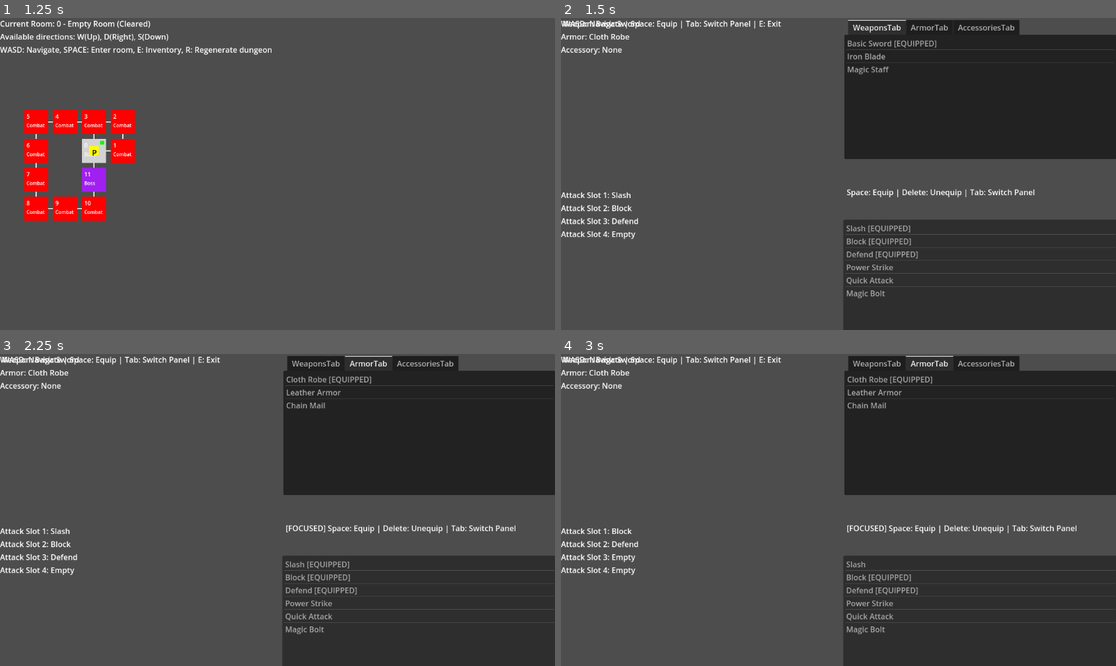
Above: before the commit, frames 1-4 (two rows, left to right).
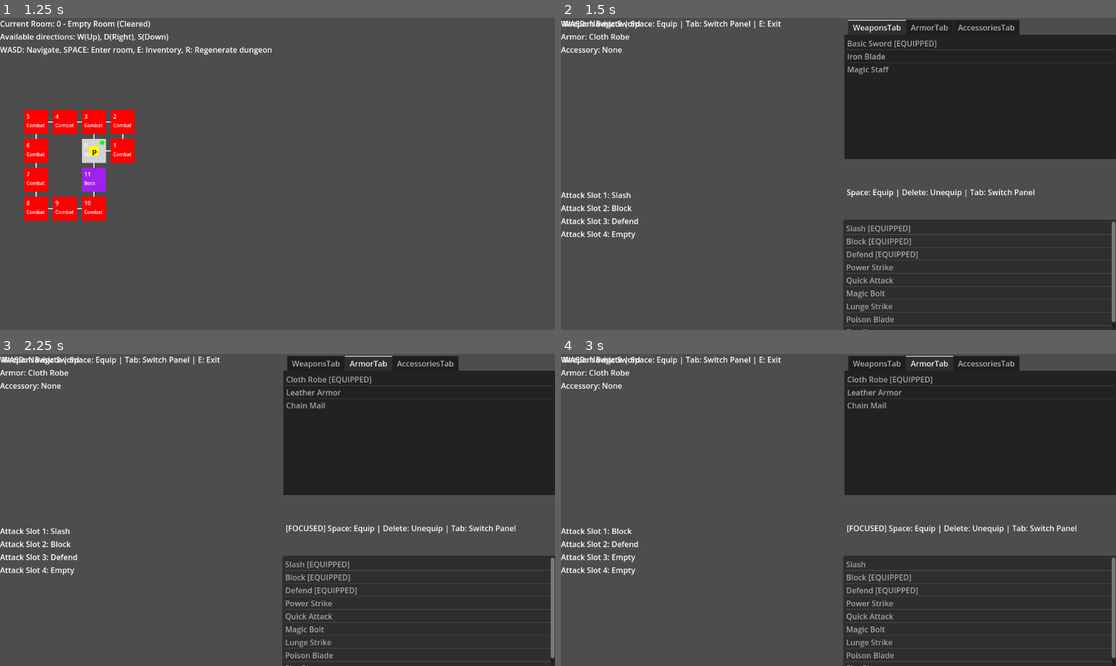
Above: after the commit, the same moments.

Repository: theoskille/project-rogue
Game: Godot game, scene res://scenes/main.tscn
The game is run twice, just before and just after one commit, with the same random seed, the same clock (stepped at 60 frames per second) and the same inputs.
Inputs:
- Up to frame 1 (1.25 s): tap Enter at 0.5 s; hold D from 0.53 s (still down); tap R at 0.6 s; tap Space at 0.77 s
- Up to frame 2 (1.5 s): tap Space at 1.25 s; release D at 1.28 s; hold S from 1.28 s (still down); tap E at 1.35 s
- Up to frame 3 (2.25 s): tap Space at 1.52 s; tap Enter at 2 s; release S at 2.03 s; hold D from 2.03 s (still down); tap Tab at 2.1 s
- Up to frame 4 (3 s): tap Space at 2.75 s; release D at 2.78 s; hold W from 2.78 s (still down); tap Delete at 2.85 s

Frame 1 is identical in both runs. In frame 2, 0.5% of the frame differs, in the area x 51-100%, y 65-100%; in frame 3, 0.5%; in frame 4, 0.5%.

Commit message:
modular attacks, dot, movement effect etc.

Diff:
--- a/scripts/CombatManager.gd
+++ b/scripts/CombatManager.gd
@@ -4,6 +4,7 @@
 var player: Player  # Will be set by GameManager
 var enemy: Enemy
 var game_manager: Node
+var status_manager: StatusEffectManager  # Handles DOT and other ongoing effects
 
 # Combat state
 var player_position: int = 2  # 0-7 on battlefield
@@ -17,15 +18,7 @@
 var main_action_options: Array[String] = ["Attack", "Move Forward", "Move Back", "Run"]
 var attack_options: Array[String] = []  # Will be populated from player's equipped attacks
 
-# Attack data - [damage, range, accuracy] - covers all possible attacks
-var attack_data: Dictionary = {
-	"Slash": [9, 1, 0.90],
-	"Block": [3, 1, 0.95],
-	"Defend": [0, 0, 1.0],  # No damage, defensive move
-	"Power Strike": [15, 1, 0.70],
-	"Quick Attack": [6, 2, 0.85],
-	"Magic Bolt": [8, 3, 0.75]
-}
+# No longer need attack_data - using AttackDatabase instead
 
 # UI elements - direct children of CombatManager
 @onready var combat_info: Label = $HeaderContainer/CombatInfo
@@ -39,6 +32,7 @@
 
 func _ready():
 	game_manager = get_parent()
+	status_manager = StatusEffectManager.new()
 	# Note: player will be set by GameManager via set_player()
 	setup_battlefield()
 	setup_actions_menu()
@@ -104,6 +98,9 @@
 	combat_active = true
 	current_menu = "main"
 	selected_action = 0
+
+	# Clear any previous status effects
+	status_manager.clear_all_effects()
 
 	# Update attack options from player's equipped attacks
 	update_attack_options()
@@ -158,18 +155,30 @@
 
 		if i == selected_action:
 			label.modulate = Color.YELLOW
-			if current_menu == "attack" and current_options[i] in attack_data:
-				# Show attack details
-				var data = attack_data[current_options[i]]
-				label.text = "> %s (DMG:%d RNG:%d ACC:%d%%) <" % [current_options[i], data[0], data[1], int(data[2] * 100)]
+			if current_menu == "attack" and current_options[i] != "Back":
+				# Show attack details from AttackDatabase
+				var attack_data = AttackDatabase.get_attack_data(current_options[i])
+				var damage = AttackDatabase.calculate_attack_damage(current_options[i], player.stats, player.get_weapon_damage_bonus())
+				label.text = "> %s (DMG:%d RNG:%d ACC:%d%%) <" % [
+					current_options[i],
+					damage,
+					attack_data["range"],
+					int(attack_data["accuracy"] * 100)
+				]
 			else:
 				label.text = "> " + current_options[i] + " <"
 		else:
 			label.modulate = Color.WHITE
-			if current_menu == "attack" and current_options[i] in attack_data:
-				# Show attack details
-				var data = attack_data[current_options[i]]
-				label.text = "  %s (DMG:%d RNG:%d ACC:%d%%)" % [current_options[i], data[0], data[1], int(data[2] * 100)]
+			if current_menu == "attack" and current_options[i] != "Back":
+				# Show attack details from AttackDatabase
+				var attack_data = AttackDatabase.get_attack_data(current_options[i])
+				var damage = AttackDatabase.calculate_attack_damage(current_options[i], player.stats, player.get_weapon_damage_bonus())
+				label.text = "  %s (DMG:%d RNG:%d ACC:%d%%)" % [
+					current_options[i],
+					damage,
+					attack_data["range"],
+					int(attack_data["accuracy"] * 100)
+				]
 			else:
 				label.text = "  " + current_options[i]
 
@@ -217,25 +226,35 @@
 		end_player_turn()
 		return
 
-	# Use player's actual attack damage calculation for equipped attacks
-	var damage = player.get_attack_damage(attack_name)
-
-	# Get attack data for range and accuracy (fallback if not in data)
-	var range = 1
-	var accuracy = 0.85
-
-	if attack_data.has(attack_name):
-		var data = attack_data[attack_name]
-		# Override damage with player's calculation, but use range and accuracy from data
-		range = data[1]
-		accuracy = data[2]
+	# Get attack data from AttackDatabase
+	var attack_data = AttackDatabase.get_attack_data(attack_name)
+	var damage = AttackDatabase.calculate_attack_damage(attack_name, player.stats, player.get_weapon_damage_bonus())
+	var range = attack_data["range"]
+	var accuracy = attack_data["accuracy"]
 
 	var distance = abs(player_position - enemy_position)
 
+	# Check range
 	if distance > range:
 		log_combat_message("Too far to use %s! (Distance: %d, Range: %d)" % [attack_name, distance, range])
 		return
 
+	# Execute special effects BEFORE damage (for movement attacks)
+	var effects = AttackDatabase.get_special_effects(attack_name)
+	if effects.size() > 0:
+		SpecialEffectsHandler.execute_special_effects(attack_name, self)
+		# Recalculate distance after potential movement
+		distance = abs(player_position - enemy_position)
+
+		# Check range again after movement
+		if distance > range:
+			log_combat_message("%s moved player out of range!" % attack_name)
+			current_menu = "main"
+			selected_action = 0
+			end_player_turn()
+			return
+
+	# Apply damage
 	if randf() < accuracy:
 		enemy.take_damage(damage)
 		log_combat_message("Player uses %s for %d damage!" % [attack_name, damage])
@@ -280,6 +299,17 @@
 		end_combat(true)
 		return
 
+	# Apply status effects to enemy at end of player turn
+	var enemy_status_messages = status_manager.apply_enemy_effects(enemy, self)
+	for message in enemy_status_messages:
+		log_combat_message(message)
+
+	# Check if enemy died from status effects
+	if not enemy.is_alive():
+		log_combat_message("Enemy defeated by status effects!")
+		end_combat(true)
+		return
+
 	current_turn = "enemy"
 	call_deferred("take_enemy_turn")
 
@@ -321,6 +351,17 @@
 		end_combat(false)
 		return
 
+	# Apply status effects to player at end of enemy turn
+	var player_status_messages = status_manager.apply_player_effects(player, self)
+	for message in player_status_messages:
+		log_combat_message(message)
+
+	# Check if player died from status effects
+	if not player.is_alive():
+		log_combat_message("Player defeated by status effects!")
+		end_combat(false)
+		return
+
 	current_turn = "player"
 
 func end_combat(player_won: bool):
@@ -339,10 +380,15 @@
 	update_battlefield()
 	update_actions_menu()
 
-	# Status display
-	status_display.text = "Player HP: %d/%d\nEnemy HP: %d/%d" % [
+	# Status display with status effects
+	var player_status = status_manager.get_player_status_text()
+	var enemy_status = status_manager.get_enemy_status_text()
+
+	status_display.text = "Player HP: %d/%d\n%sEnemy HP: %d/%d\n%s" % [
 		player.current_hp, player.max_hp,
-		enemy.current_hp, enemy.max_hp
+		player_status + "\n" if player_status != "" else "",
+		enemy.current_hp, enemy.max_hp,
+		enemy_status + "\n" if enemy_status != "" else ""
 	]
 
 func update_combat_info():
--- /dev/null
+++ b/scripts/attacks/AttackDatabase.gd
@@ -0,0 +1,176 @@
+class_name AttackDatabase
+extends Resource
+
+# Attack data structure:
+# {
+#   "attack_name": {
+#     "base_damage": int,           # Base damage before player stats
+#     "damage_scaling": String,     # How damage scales with player stats ("STR", "DEX", "INT", etc.)
+#     "range": int,                 # Attack range
+#     "accuracy": float,            # Hit chance (0.0 to 1.0)
+#     "description": String,        # Attack description
+#     "special_effects": Array[String]  # List of special effect IDs
+#   }
+# }
+
+static var attacks: Dictionary = {
+	"Slash": {
+		"base_damage": 5,
+		"damage_scaling": "STR_DEX",  # Uses STR + DEX like in Player class
+		"range": 1,
+		"accuracy": 0.90,
+		"description": "A basic melee attack",
+		"special_effects": [] as Array[String]
+	},
+
+	"Block": {
+		"base_damage": 2,
+		"damage_scaling": "STR_HALF",  # Uses STR / 2 like in Player class
+		"range": 1,
+		"accuracy": 0.95,
+		"description": "A defensive strike",
+		"special_effects": [] as Array[String]
+	},
+
+	"Defend": {
+		"base_damage": 0,
+		"damage_scaling": "NONE",
+		"range": 0,
+		"accuracy": 1.0,
+		"description": "Pure defensive stance",
+		"special_effects": [] as Array[String]
+	},
+
+	"Power Strike": {
+		"base_damage": 5,
+		"damage_scaling": "STR_DOUBLE",  # Uses STR * 2 like in Player class
+		"range": 1,
+		"accuracy": 0.70,
+		"description": "A powerful attack that sacrifices accuracy",
+		"special_effects": [] as Array[String]
+	},
+
+	"Quick Attack": {
+		"base_damage": 3,
+		"damage_scaling": "DEX_SPD",  # Uses DEX + SPD/2 like in Player class
+		"range": 2,
+		"accuracy": 0.85,
+		"description": "A fast attack with extended range",
+		"special_effects": [] as Array[String]
+	},
+
+	"Magic Bolt": {
+		"base_damage": 4,
+		"damage_scaling": "INT_LCK",  # Uses INT + LCK like in Player class
+		"range": 3,
+		"accuracy": 0.75,
+		"description": "A magical projectile attack",
+		"special_effects": [] as Array[String]
+	},
+
+	# Example of new attack with special movement effect
+	"Lunge Strike": {
+		"base_damage": 7,
+		"damage_scaling": "STR_DEX",
+		"range": 2,
+		"accuracy": 0.80,
+		"description": "Strike forward while moving toward the enemy",
+		"special_effects": ["move_toward_target"] as Array[String]
+	},
+
+	"Backstep Slash": {
+		"base_damage": 6,
+		"damage_scaling": "DEX",
+		"range": 1,
+		"accuracy": 0.85,
+		"description": "Attack then step backward",
+		"special_effects": ["move_backward"] as Array[String]
+	},
+
+	# DOT attacks
+	"Poison Blade": {
+		"base_damage": 4,
+		"damage_scaling": "DEX",
+		"range": 1,
+		"accuracy": 0.90,
+		"description": "Poisoned weapon that causes damage over time",
+		"special_effects": ["apply_poison"] as Array[String]
+	},
+
+	"Fire Blast": {
+		"base_damage": 6,
+		"damage_scaling": "INT",
+		"range": 2,
+		"accuracy": 0.80,
+		"description": "Magical fire attack that burns the enemy",
+		"special_effects": ["apply_burn"] as Array[String]
+	}
+}
+
+# Get attack data by name
+static func get_attack_data(attack_name: String) -> Dictionary:
+	if attacks.has(attack_name):
+		return attacks[attack_name]
+	else:
+		# Return default attack data
+		return {
+			"base_damage": 3,
+			"damage_scaling": "STR",
+			"range": 1,
+			"accuracy": 0.70,
+			"description": "Unknown attack",
+			"special_effects": [] as Array[String]
+		}
+
+# Calculate damage for an attack using player stats
+static func calculate_attack_damage(attack_name: String, player_stats: Dictionary, weapon_bonus: int = 0) -> int:
+	var attack_data = get_attack_data(attack_name)
+	var base_damage = attack_data["base_damage"]
+	var scaling = attack_data["damage_scaling"]
+
+	var stat_damage = 0
+
+	# Apply damage scaling based on player stats
+	match scaling:
+		"STR":
+			stat_damage = player_stats["STR"]
+		"DEX":
+			stat_damage = player_stats["DEX"]
+		"INT":
+			stat_damage = player_stats["INT"]
+		"STR_DEX":
+			stat_damage = player_stats["STR"] + player_stats["DEX"]
+		"STR_HALF":
+			stat_damage = player_stats["STR"] / 2
+		"STR_DOUBLE":
+			stat_damage = player_stats["STR"] * 2
+		"DEX_SPD":
+			stat_damage = player_stats["DEX"] + player_stats["SPD"] / 2
+		"INT_LCK":
+			stat_damage = player_stats["INT"] + player_stats["LCK"]
+		"NONE":
+			stat_damage = 0
+		_:
+			stat_damage = player_stats["STR"]  # Default fallback
+
+	return base_damage + stat_damage + weapon_bonus
+
+# Get all available attacks (for inventory/UI purposes)
+static func get_all_attack_names() -> Array[String]:
+	return attacks.keys()
+
+# Check if attack has specific special effect
+static func has_special_effect(attack_name: String, effect_id: String) -> bool:
+	var attack_data = get_attack_data(attack_name)
+	return effect_id in attack_data["special_effects"]
+
+# Get all special effects for an attack
+static func get_special_effects(attack_name: String) -> Array[String]:
+	var attack_data = get_attack_data(attack_name)
+	var effects = attack_data["special_effects"]
+
+	# Convert generic Array to Array[String] to satisfy type checking
+	var typed_effects: Array[String] = []
+	for effect in effects:
+		typed_effects.append(effect)
+	return typed_effects
--- /dev/null
+++ b/scripts/attacks/SpecialEffectsHandler.gd
@@ -0,0 +1,119 @@
+class_name SpecialEffectsHandler
+extends Resource
+
+# Special effects handler for combat
+# This class handles all special attack effects in a modular way
+
+# Execute special effects for an attack
+static func execute_special_effects(attack_name: String, combat_manager: CombatManager, effect_context: Dictionary = {}):
+	var effects = AttackDatabase.get_special_effects(attack_name)
+
+	for effect_id in effects:
+		execute_effect(effect_id, combat_manager, effect_context)
+
+# Execute a single special effect
+static func execute_effect(effect_id: String, combat_manager: CombatManager, context: Dictionary = {}):
+	match effect_id:
+		"move_toward_target":
+			handle_move_toward_target(combat_manager, context)
+		"move_backward":
+			handle_move_backward(combat_manager, context)
+		"move_forward":
+			handle_move_forward(combat_manager, context)
+		"apply_poison":
+			handle_apply_poison(combat_manager, context)
+		"apply_burn":
+			handle_apply_burn(combat_manager, context)
+		# Add more effects here as needed
+		_:
+			print("Unknown special effect: ", effect_id)
+
+# Effect: Move player toward the target
+static func handle_move_toward_target(combat_manager: CombatManager, context: Dictionary):
+	var player_pos = combat_manager.player_position
+	var enemy_pos = combat_manager.enemy_position
+
+	# Calculate direction toward enemy
+	var direction = 1 if enemy_pos > player_pos else -1
+	var new_position = player_pos + direction
+
+	# Check if movement is valid
+	if new_position >= 0 and new_position <= 7 and new_position != enemy_pos:
+		combat_manager.player_position = new_position
+		combat_manager.log_combat_message("Player lunges forward to position %d!" % new_position)
+		combat_manager.update_battlefield()  # Update visual
+	else:
+		combat_manager.log_combat_message("Cannot move closer to target!")
+
+# Effect: Move player backward (away from target)
+static func handle_move_backward(combat_manager: CombatManager, context: Dictionary):
+	var player_pos = combat_manager.player_position
+	var enemy_pos = combat_manager.enemy_position
+
+	# Calculate direction away from enemy
+	var direction = -1 if enemy_pos > player_pos else 1
+	var new_position = player_pos + direction
+
+	# Check if movement is valid
+	if new_position >= 0 and new_position <= 7 and new_position != enemy_pos:
+		combat_manager.player_position = new_position
+		combat_manager.log_combat_message("Player steps back to position %d!" % new_position)
+		combat_manager.update_battlefield()  # Update visual
+	else:
+		combat_manager.log_combat_message("Cannot step backward!")
+
+# Effect: Move player forward (toward higher position numbers)
+static func handle_move_forward(combat_manager: CombatManager, context: Dictionary):
+	var player_pos = combat_manager.player_position
+	var enemy_pos = combat_manager.enemy_position
+	var new_position = player_pos + 1
+
+	# Check if movement is valid
+	if new_position >= 0 and new_position <= 7 and new_position != enemy_pos:
+		combat_manager.player_position = new_position
+		combat_manager.log_combat_message("Player moves forward to position %d!" % new_position)
+		combat_manager.update_battlefield()  # Update visual
+	else:
+		combat_manager.log_combat_message("Cannot move forward!")
+
+# Effect: Apply poison to enemy
+static func handle_apply_poison(combat_manager: CombatManager, context: Dictionary):
+	var duration = context.get("duration", 3)  # Default 3 turns
+	var damage = context.get("damage", 2)      # Default 2 damage per turn
+
+	var poison_effect = PoisonEffect.new(duration, damage, "Player Attack")
+	combat_manager.status_manager.add_effect_to_enemy(poison_effect)
+	combat_manager.log_combat_message("Enemy is poisoned for %d turns!" % duration)
+
+# Effect: Apply burn to enemy
+static func handle_apply_burn(combat_manager: CombatManager, context: Dictionary):
+	var duration = context.get("duration", 2)  # Default 2 turns
+	var damage = context.get("damage", 3)      # Default 3 damage per turn
+
+	var burn_effect = BurnEffect.new(duration, damage, "Player Attack")
+	combat_manager.status_manager.add_effect_to_enemy(burn_effect)
+	combat_manager.log_combat_message("Enemy is burning for %d turns!" % duration)
+
+# Helper: Check if effect modifies movement
+static func is_movement_effect(effect_id: String) -> bool:
+	return effect_id in ["move_toward_target", "move_backward", "move_forward"]
+
+# Helper: Check if effect applies status
+static func is_status_effect(effect_id: String) -> bool:
+	return effect_id in ["apply_poison", "apply_burn"]
+
+# Helper: Get effect description for UI
+static func get_effect_description(effect_id: String) -> String:
+	match effect_id:
+		"move_toward_target":
+			return "Moves toward enemy"
+		"move_backward":
+			return "Steps backward"
+		"move_forward":
+			return "Moves forward"
+		"apply_poison":
+			return "Applies poison"
+		"apply_burn":
+			return "Applies burn"
+		_:
+			return "Unknown effect"
--- /dev/null
+++ b/scripts/attacks/StatusEffects/BurnEffect.gd
@@ -0,0 +1,25 @@
+class_name BurnEffect
+extends StatusEffect
+
+var damage_per_turn: int
+
+func _init(turns: int = 2, damage: int = 3, source: String = "Burn"):
+	super("burn", turns, source)
+	damage_per_turn = damage
+
+func apply_effect(target, combat_manager) -> String:
+	target.take_damage(damage_per_turn)
+
+	# Better way to determine if target is player or enemy
+	var target_name = "Enemy"
+	if target == combat_manager.player:
+		target_name = "Player"
+
+	return "%s takes %d burn damage! (%d turns left)" % [
+		target_name,
+		damage_per_turn,
+		duration
+	]
+
+func get_description() -> String:
+	return "Burning (%d damage/turn, %d turns left)" % [damage_per_turn, duration]
--- /dev/null
+++ b/scripts/attacks/StatusEffects/PoisonEffect.gd
@@ -0,0 +1,25 @@
+class_name PoisonEffect
+extends StatusEffect
+
+var damage_per_turn: int
+
+func _init(turns: int = 3, damage: int = 2, source: String = "Poison"):
+	super("poison", turns, source)
+	damage_per_turn = damage
+
+func apply_effect(target, combat_manager) -> String:
+	target.take_damage(damage_per_turn)
+
+	# Better way to determine if target is player or enemy
+	var target_name = "Enemy"
+	if target == combat_manager.player:
+		target_name = "Player"
+
+	return "%s takes %d poison damage! (%d turns left)" % [
+		target_name,
+		damage_per_turn,
+		duration
+	]
+
+func get_description() -> String:
+	return "Poison (%d damage/turn, %d turns left)" % [damage_per_turn, duration]
--- /dev/null
+++ b/scripts/attacks/StatusEffects/StatusEffect.gd
@@ -0,0 +1,26 @@
+class_name StatusEffect
+extends Resource
+
+# Base class for all status effects
+var effect_id: String
+var duration: int  # Turns remaining
+var source_name: String  # What caused this effect
+
+func _init(id: String = "", turns: int = 0, source: String = "Unknown"):
+	effect_id = id
+	duration = turns
+	source_name = source
+
+# Override in subclasses
+func apply_effect(target, combat_manager) -> String:
+	return "No effect"
+
+func get_description() -> String:
+	return "Unknown effect"
+
+# Reduce duration each turn
+func tick_duration():
+	duration -= 1
+
+func is_expired() -> bool:
+	return duration <= 0
--- /dev/null
+++ b/scripts/attacks/StatusEffects/StatusEffectManager.gd
@@ -0,0 +1,98 @@
+class_name StatusEffectManager
+extends Resource
+
+var player_effects: Array[StatusEffect] = []
+var enemy_effects: Array[StatusEffect] = []
+
+# Add status effect to target
+func add_effect_to_player(effect: StatusEffect):
+	# Check if effect already exists and refresh/stack as needed
+	for existing_effect in player_effects:
+		if existing_effect.effect_id == effect.effect_id:
+			# Refresh duration for same effect type
+			existing_effect.duration = max(existing_effect.duration, effect.duration)
+			return
+
+	player_effects.append(effect)
+
+func add_effect_to_enemy(effect: StatusEffect):
+	for existing_effect in enemy_effects:
+		if existing_effect.effect_id == effect.effect_id:
+			existing_effect.duration = max(existing_effect.duration, effect.duration)
+			return
+
+	enemy_effects.append(effect)
+
+# Apply all effects for a target
+func apply_player_effects(player, combat_manager) -> Array[String]:
+	var messages: Array[String] = []
+	var effects_to_remove: Array[StatusEffect] = []
+
+	for effect in player_effects:
+		var message = effect.apply_effect(player, combat_manager)
+		messages.append(message)
+
+		effect.tick_duration()
+		if effect.is_expired():
+			effects_to_remove.append(effect)
+
+	# Remove expired effects
+	for effect in effects_to_remove:
+		player_effects.erase(effect)
+
+	return messages
+
+func apply_enemy_effects(enemy, combat_manager) -> Array[String]:
+	var messages: Array[String] = []
+	var effects_to_remove: Array[StatusEffect] = []
+
+	for effect in enemy_effects:
+		var message = effect.apply_effect(enemy, combat_manager)
+		messages.append(message)
+
+		effect.tick_duration()
+		if effect.is_expired():
+			effects_to_remove.append(effect)
+
+	# Remove expired effects
+	for effect in effects_to_remove:
+		enemy_effects.erase(effect)
+
+	return messages
+
+# Get status descriptions for UI
+func get_player_status_text() -> String:
+	if player_effects.size() == 0:
+		return ""
+
+	var status_text = "Status Effects: "
+	for effect in player_effects:
+		status_text += effect.get_description() + " "
+	return status_text
+
+func get_enemy_status_text() -> String:
+	if enemy_effects.size() == 0:
+		return ""
+
+	var status_text = "Status Effects: "
+	for effect in enemy_effects:
+		status_text += effect.get_description() + " "
+	return status_text
+
+# Clear all effects (for when combat ends)
+func clear_all_effects():
+	player_effects.clear()
+	enemy_effects.clear()
+
+# Check if target has specific effect
+func player_has_effect(effect_id: String) -> bool:
+	for effect in player_effects:
+		if effect.effect_id == effect_id:
+			return true
+	return false
+
+func enemy_has_effect(effect_id: String) -> bool:
+	for effect in enemy_effects:
+		if effect.effect_id == effect_id:
+			return true
+	return false
--- a/scripts/entities/Player.gd
+++ b/scripts/entities/Player.gd
@@ -26,8 +26,8 @@
 var available_armor: Array[String] = ["Cloth Robe", "Leather Armor", "Chain Mail"]
 var available_accessories: Array[String] = ["Lucky Charm", "Power Ring", "Speed Boots"]
 
-# Attack system
-var available_attacks: Array[String] = ["Slash", "Block", "Defend", "Power Strike", "Quick Attack", "Magic Bolt"]
+# Attack system - now using AttackDatabase
+var available_attacks: Array[String] = ["Slash", "Block", "Defend", "Power Strike", "Quick Attack", "Magic Bolt", "Lunge Strike", "Poison Blade", "Fire Blast"]
 var equipped_attacks: Array[String] = ["Slash", "Block", "Defend"]  # Max 3-4 equipped attacks
 var max_equipped_attacks: int = 4
 
@@ -49,30 +49,9 @@
 func heal(amount: int):
 	current_hp = min(max_hp, current_hp + amount)
 
+# Updated to use AttackDatabase
 func get_attack_damage(attack_name: String) -> int:
-	var base_damage = 0
-
-	# Base attack calculations
-	match attack_name:
-		"Slash":
-			base_damage = stats["STR"] + stats["DEX"]
-		"Block":
-			base_damage = stats["STR"] / 2
-		"Defend":
-			base_damage = 0
-		"Power Strike":
-			base_damage = stats["STR"] * 2
-		"Quick Attack":
-			base_damage = stats["DEX"] + stats["SPD"] / 2
-		"Magic Bolt":
-			base_damage = stats["INT"] + stats["LCK"]
-		_:
-			base_damage = stats["STR"]
-
-	# Add weapon bonus
-	base_damage += get_weapon_damage_bonus()
-
-	return base_damage
+	return AttackDatabase.calculate_attack_damage(attack_name, stats, get_weapon_damage_bonus())
 
 func get_speed() -> int:
 	var base_speed = stats["SPD"]
@@ -83,7 +62,7 @@
 
 	return base_speed
 
-# New equipment methods
+# Equipment bonus methods (unchanged)
 func get_weapon_damage_bonus() -> int:
 	match equipped_weapon:
 		"Basic Sword":
@@ -117,7 +96,7 @@
 		_:
 			return {}
 
-# Equipment management
+# Equipment management (unchanged)
 func equip_weapon(weapon_name: String) -> bool:
 	if weapon_name in available_weapons:
 		equipped_weapon = weapon_name
@@ -136,8 +115,9 @@
 		return true
 	return false
 
-# Attack management
+# Attack management - now validates against AttackDatabase
 func equip_attack(attack_name: String) -> bool:
+	# Check if attack exists in database and is available to player
 	if attack_name in available_attacks and attack_name not in equipped_attacks:
 		if equipped_attacks.size() < max_equipped_attacks:
 			equipped_attacks.append(attack_name)
@@ -153,7 +133,7 @@
 func can_equip_more_attacks() -> bool:
 	return equipped_attacks.size() < max_equipped_attacks
 
-# Get methods for UI
+# Get methods for UI (unchanged)
 func get_equipped_items() -> Dictionary:
 	return {
 		"weapon": equipped_weapon,
@@ -167,3 +147,11 @@
 		"armor": available_armor,
 		"accessories": available_accessories
 	}
+
+# New helper methods for attack info
+func get_attack_info(attack_name: String) -> Dictionary:
+	return AttackDatabase.get_attack_data(attack_name)
+
+func get_attack_description(attack_name: String) -> String:
+	var attack_data = AttackDatabase.get_attack_data(attack_name)
+	return attack_data.get("description", "No description available")
Not shown, added: scripts/attacks/AttackDatabase.gd.uid
Not shown, added: scripts/attacks/SpecialEffectsHandler.gd.uid
Not shown, added: scripts/attacks/StatusEffects/BurnEffect.gd.uid
Not shown, added: scripts/attacks/StatusEffects/PoisonEffect.gd.uid
Not shown, added: scripts/attacks/StatusEffects/StatusEffect.gd.uid
Not shown, added: scripts/attacks/StatusEffects/StatusEffectManager.gd.uid
